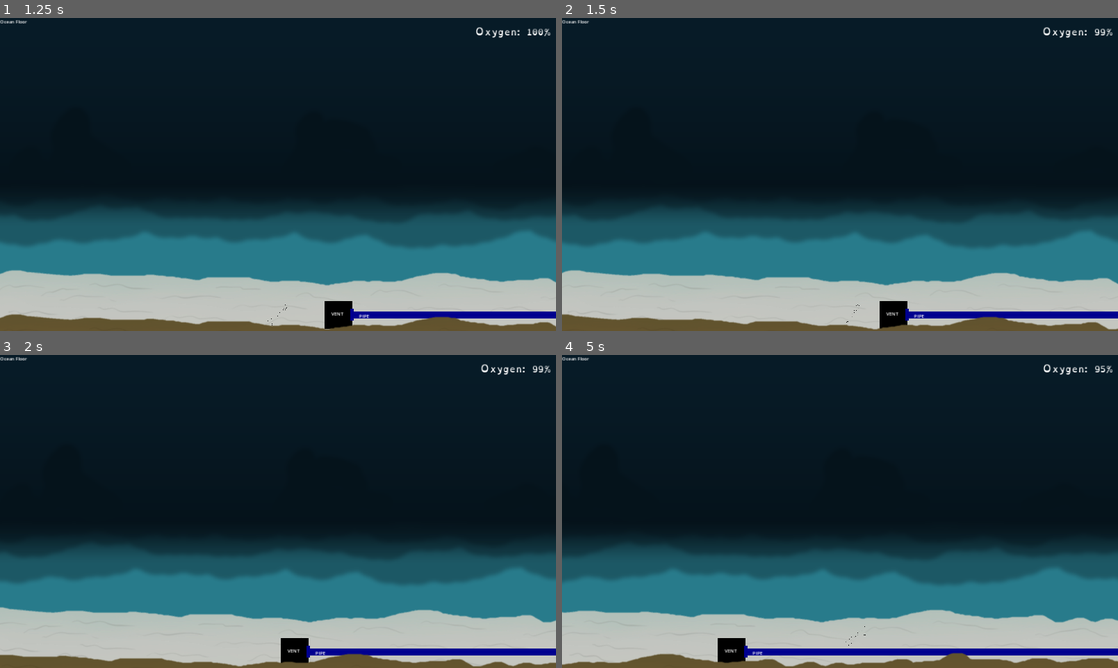
Above: before the commit, frames 1-4 (two rows, left to right).
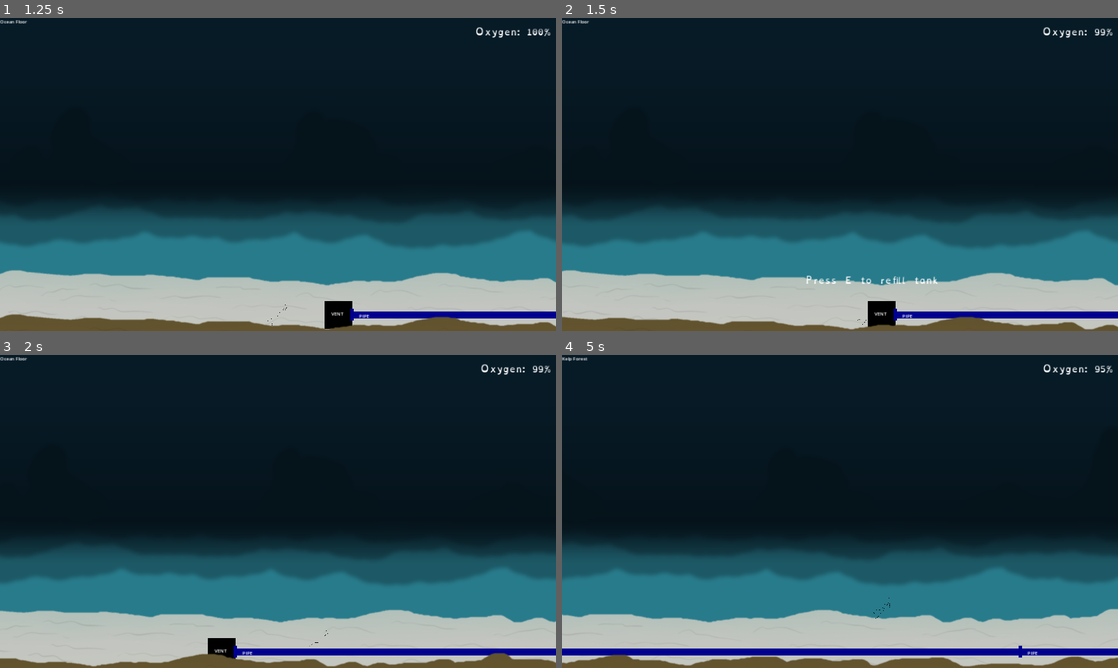
Above: after the commit, the same moments.

Repository: KeyraWebb/Cheezbored
Game: Godot game, scene res://scenes/game.tscn
Two runs of this game, one before a commit and one after it. Both use one fixed random seed, a clock stepped at 60 frames per second and the inputs below.
Inputs:
- Up to frame 1 (1.25 s): click "Play" at 0.5 s
- Up to frame 2 (1.5 s): tap Enter at 1.25 s; hold Right (move_right) from 1.28 s (still down); hold E (interact, bound only after the commit) from 1.28 s (still down)
- Up to frame 3 (2 s): keep holding Right (move_right); keep holding E (interact, bound only after the commit); tap Space (jump) at 1.52 s
- Up to frame 4 (5 s): release E (interact, bound only after the commit) at 2.03 s; tap E (interact, bound only after the commit) at 2.1, 3.6 s; tap Space (jump) at 2.27, 3.77, 4.52 s; release Right (move_right) at 2.78 s; hold Left (move_left) 2.78-3.53 s; hold E (interact, bound only after the commit) 2.78-3.53 s; hold Right (move_right) from 3.53 s (still down); hold E (interact, bound only after the commit) from 4.28 s (still down)

Frame 1 is identical in both runs. In frame 2, 1.8% of the frame differs, in the area x 0-100%, y 80-100%; in frame 3, 3.8%; in frame 4, 5.1%, in the area x 0-100%, y 0-100%.

Commit message:
pipes can refill oxygen

Diff:
--- a/project.godot
+++ b/project.godot
@@ -64,3 +64,8 @@
 "events": [Object(InputEventKey,"resource_local_to_scene":false,"resource_name":"","device":-1,"window_id":0,"alt_press …(195 unchanged characters)…
 ]
 }
+interact={
+"deadzone": 0.5,
+"events": [Object(InputEventKey,"resource_local_to_scene":false,"resource_name":"","device":-1,"window_id":0,"alt_pressed":false,"shift_pressed":false,"ctrl_pressed":false,"meta_pressed":false,"pressed":false,"keycode":0,"physical_keycode":69,"key_label":0,"unicode":101,"location":0,"echo":false,"script":null)
+]
+}
--- a/scenes/objects/oxygen_dispenser.tscn
+++ b/scenes/objects/oxygen_dispenser.tscn
@@ -1,6 +1,7 @@
-[gd_scene load_steps=3 format=3 uid="uid://015qpi431l65"]
+[gd_scene load_steps=4 format=3 uid="uid://015qpi431l65"]
 
 [ext_resource type="Script" path="res://scripts/oxygen_dispenser.gd" id="1_m87va"]
+[ext_resource type="PackedScene" uid="uid://dcnsaytirumkn" path="res://scenes/ui/tooltip.tscn" id="2_jf8f4"]
 
 [sub_resource type="CircleShape2D" id="CircleShape2D_7dq54"]
 radius = 88.3629
@@ -11,4 +12,12 @@
 [node name="CollisionShape2D" type="CollisionShape2D" parent="."]
 shape = SubResource("CircleShape2D_7dq54")
 
+[node name="tooltip" parent="." instance=ExtResource("2_jf8f4")]
+visible = false
+offset_left = -264.0
+offset_top = -144.0
+offset_right = -224.0
+offset_bottom = -104.0
+
 [connection signal="body_entered" from="." to="." method="_on_body_entered"]
+[connection signal="body_exited" from="." to="." method="_on_body_exited"]
--- a/scenes/ui/tooltip.tscn
+++ b/scenes/ui/tooltip.tscn
@@ -4,7 +4,6 @@
 [ext_resource type="Theme" uid="uid://xmw5s6ytlo3k" path="res://assets/fonts/basetext.tres" id="2_d5e21"]
 
 [node name="tooltip" type="Control" node_paths=PackedStringArray("tooltiptext")]
-visible = false
 layout_mode = 3
 anchors_preset = 0
 offset_left = -263.0
--- a/scenes/underwater_level.tscn
+++ b/scenes/underwater_level.tscn
@@ -35,7 +35,7 @@
 [node name="Player" parent="." instance=ExtResource("1_dsi1s")]
 position = Vector2(960, 1024)
 walk_speed = 900.0
-swim_speed = 300.0
+swim_speed = 800.0
 
 [node name="Zones" type="Node2D" parent="." node_paths=PackedStringArray("player")]
 script = ExtResource("2_ab1qq")
--- a/scripts/oxygen_dispenser.gd
+++ b/scripts/oxygen_dispenser.gd
@@ -1,9 +1,28 @@
 extends Area2D
 
-@onready var oxygen_timer: Control = %OxygenTimer
+@onready var tooltip: Tooltip = $tooltip
+
+var player_is_near := false
+var player: Player
 
 
 func _on_body_entered(body: Node2D) -> void:
 	if body is not Player:
 		return
-	print(body.name)
+	player = body
+	player_is_near = true
+	tooltip.display_tooltip("refill tank")
+
+
+func _on_body_exited(body: Node2D) -> void:
+	if body is not Player:
+		return
+	player_is_near = false
+	tooltip.hide_tooltip()
+
+
+func _input(event: InputEvent) -> void:
+	if not player_is_near:
+		return
+	if event.is_action_pressed("interact"):
+		player.fill_oxygen()
--- a/scripts/oxygen_timer.gd
+++ b/scripts/oxygen_timer.gd
@@ -1,4 +1,5 @@
 extends Control
+class_name OxygenTimer
 
 @export var deplete_delay: int
 @export var oxygen_display: Label
--- a/scripts/player.gd
+++ b/scripts/player.gd
@@ -8,6 +8,7 @@
 
 @onready var ground_controller: Node = $GroundController
 @onready var water_controller: Node = $WaterController
+@onready var oxygen_timer: OxygenTimer = %OxygenTimer
 
 
 var active_controller: Node:
@@ -28,3 +29,7 @@
 
 func _physics_process(delta: float) -> void:
 	active_controller.update(delta)
+
+
+func fill_oxygen() -> void:
+	oxygen_timer.oxygen = 100
--- a/scripts/tooltip.gd
+++ b/scripts/tooltip.gd
@@ -1,4 +1,5 @@
 extends Control
+class_name Tooltip
 
 @export var tooltiptext: Label
 
